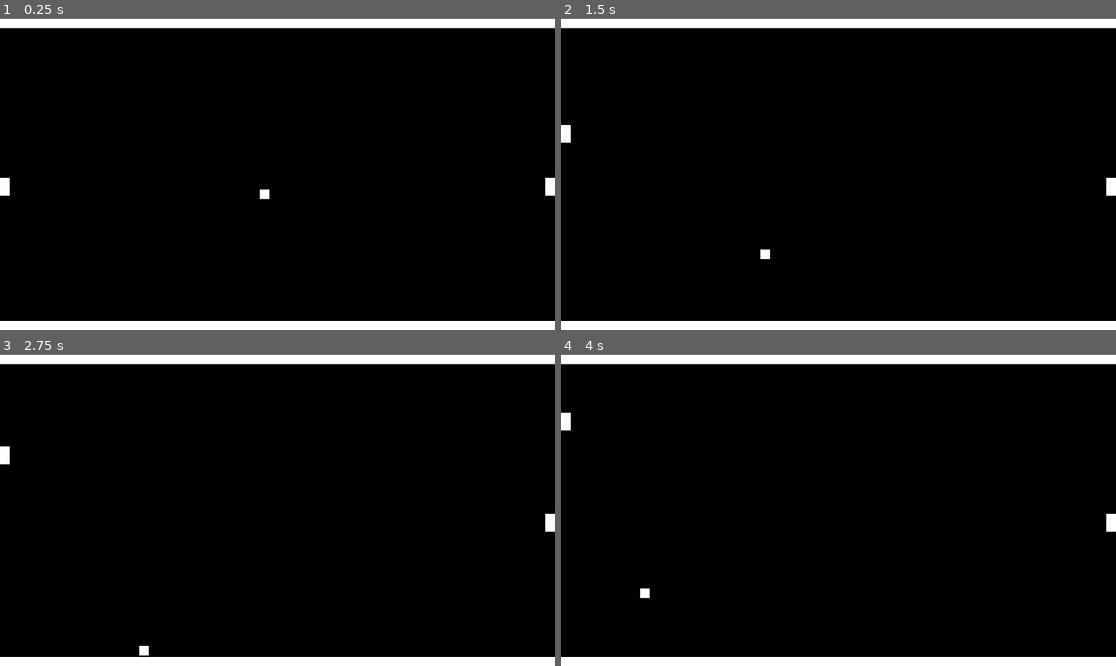
Above: before the commit, frames 1-4 (two rows, left to right).
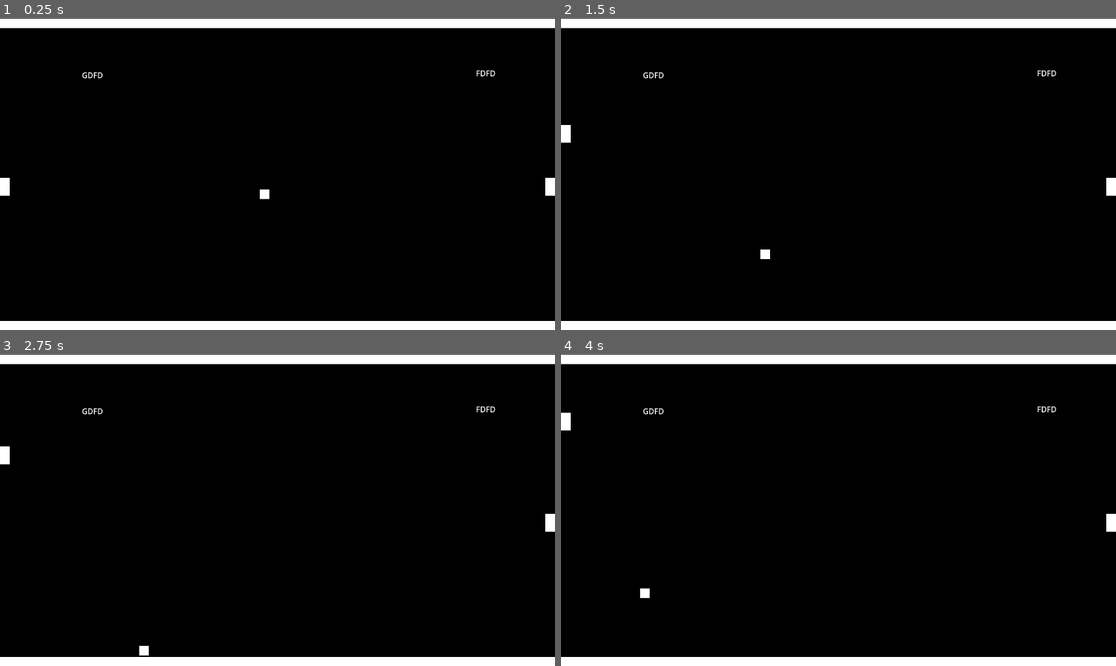
Above: after the commit, the same moments.

Repository: Haigsov/pong
Game: Godot game, scene res://main/main.tscn
Same seed, same stepped clock (60 frames per second), same inputs: the game is played once before the commit and once after it.
Inputs:
- Up to frame 1 (0.25 s): no input
- Up to frame 2 (1.5 s): hold W (player 2 up) 0.53-1.28 s; hold S (player 2 down) from 1.28 s (still down)
- Up to frame 3 (2.75 s): release S (player 2 down) at 2.03 s; hold W (player 2 up) from 2.03 s (still down)
- Up to frame 4 (4 s): release W (player 2 up) at 3.53 s; hold S (player 2 down) from 3.53 s (still down)

The runs differ from the first frame. In frame 1, less than 0.1% of the frame differs, in the area x 14-90%, y 16-20%; in frame 2, less than 0.1%; in frame 3, less than 0.1%; in frame 4, less than 0.1%.

Commit message:
Update main.tscn

Diff:
--- a/main/main.tscn
+++ b/main/main.tscn
@@ -23,3 +23,17 @@
 [node name="Player 2" parent="." instance=ExtResource("3_xwkvk")]
 position = Vector2(1142, 350)
 is_player1 = false
+
+[node name="P1 Scoreboard" type="Label" parent="."]
+offset_left = 170.0
+offset_top = 107.0
+offset_right = 214.0
+offset_bottom = 130.0
+text = "GDFD"
+
+[node name="P2 Scoreboard" type="Label" parent="."]
+offset_left = 988.0
+offset_top = 103.0
+offset_right = 1029.0
+offset_bottom = 126.0
+text = "FDFD"
